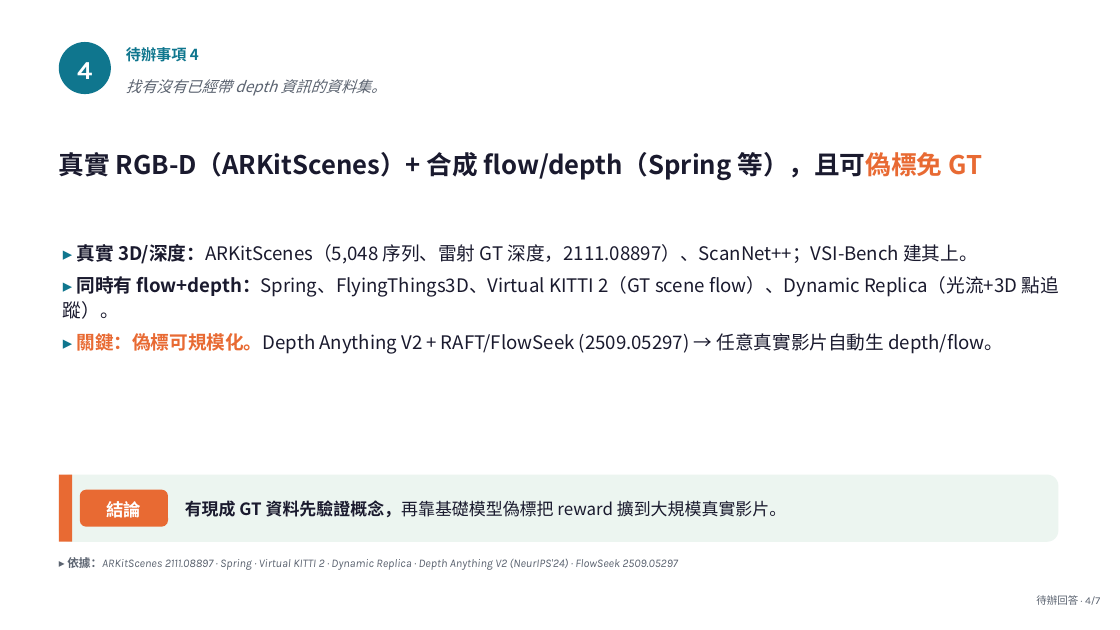
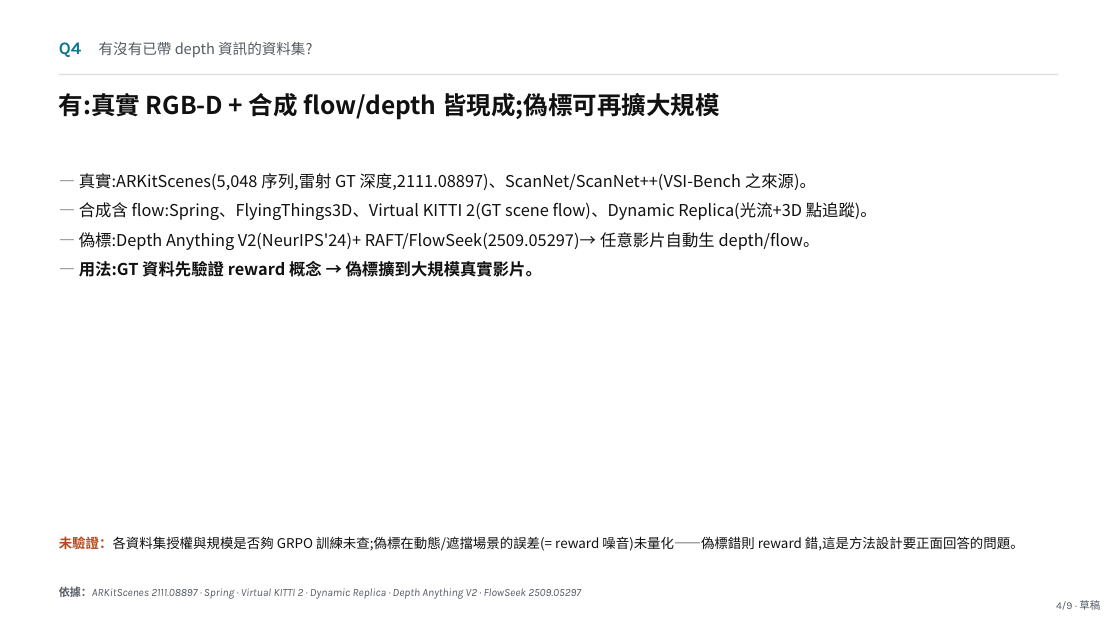
Before and after one commit to juliahahah/4d-research, a slide deck: slide 4 of slides/TDL_7頁回答.pptx. Drawn at 1120x630 pixels with LibreOffice and Linux fonts; fonts in the diff are those of the drawing. Boxes give left, top, right and bottom in pixels: in the first picture for what was removed or moved away, otherwise in the second. Text is boxed around its words. In the diff, an @@ line names an element or a change of style, - is before the commit and + after.

```diff
--- a/slides/TDL_7頁回答.pptx
+++ b/slides/TDL_7頁回答.pptx
@@ text at [59, 42, 312, 58]: text changed; size 13 to 12.5 pt; text colour #5B6370 to #555B63; italic off @@
-找有沒有已經帶 depth 資訊的資料集。
+Q4 有沒有已帶 depth 資訊的資料集?
@@ ellipse removed at [59, 42, 111, 94] @@
@@ text removed at [126, 45, 199, 65] @@
-待辦事項 4
@@ rectangle added at [59, 74, 1059, 76], fill #DDDDDD @@
@@ text removed at [77, 62, 92, 79] @@
-4
@@ text at [59, 93, 719, 120]: text changed; size 22 to 21 pt; text colour #1A1A2E to #111111 @@
-真實 RGB-D（ARKitScenes）+ 合成 flow/depth（Spring 等），且可偽標免 GT
+有:真實 RGB-D + 合成 flow/depth 皆現成;偽標可再擴大規模
@@ text at [79, 173, 877, 277]: text changed; size 16 to 14 pt; text colour #1A1A2E to #111111 @@
-▸ 真實 3D/深度：ARKitScenes（5,048 序列、雷射 GT 深度，2111.08897）、ScanNet++；VSI-Bench 建其上。
-▸ 同時有 flow+depth：Spring、FlyingThings3D、Virtual KITTI 2（GT scene flow）、Dynamic Replica（光流+3D 點追蹤）。
-▸ 關鍵：偽標可規模化。Depth Anything V2 + RAFT/FlowSeek (2509.05297) → 任意真實影片自動生 depth/flow。
+— 真實:ARKitScenes(5,048 序列,雷射 GT 深度,2111.08897)、ScanNet/ScanNet++(VSI-Bench 之來源)。
+— 合成含 flow:Spring、FlyingThings3D、Virtual KITTI 2(GT scene flow)、Dynamic Replica(光流+3D 點追蹤)。
+— 偽標:Depth Anything V2(NeurIPS'24)+ RAFT/FlowSeek(2509.05297)→ 任意影片自動生 depth/flow。
+— 用法:GT 資料先驗證 reward 概念 → 偽標擴到大規模真實影片。
@@ rounded rectangle removed at [59, 475, 1059, 542] @@
@@ rectangle removed at [59, 475, 72, 542] @@
@@ rounded rectangle removed at [80, 490, 168, 527] @@
@@ text removed at [106, 501, 141, 518] @@
-結論
@@ text removed at [185, 500, 786, 517] @@
-有現成 GT 資料先驗證概念，再靠基礎模型偽標把 reward 擴到大規模真實影片。
@@ text added at [59, 536, 1024, 551], 11.5 pt, text #111111 @@
+未驗證：各資料集授權與規模是否夠 GRPO 訓練未查;偽標在動態/遮擋場景的誤差(= reward 噪音)未量化——偽標錯則 reward 錯,這是方法設計要正面回答的問題。
@@ text at [59, 586, 581, 599]: text changed; size 10 to 9.5 pt; text colour #5B6370 to #555B63 @@
-▸ 依據：ARKitScenes 2111.08897 · Spring · Virtual KITTI 2 · Dynamic Replica · Depth Anything V2 (NeurIPS'24) · FlowSeek 2509.05297
+依據：ARKitScenes 2111.08897 · Spring · Virtual KITTI 2 · Dynamic Replica · Depth Anything V2 · FlowSeek 2509.05297
@@ text removed at [1036, 595, 1100, 605] @@
-待辦回答 · 4/7
@@ text added at [1056, 600, 1100, 610], 9 pt, text #555B63 @@
+4/9 · 草稿
```
Also in this commit, not shown: 8 slides added, 7 slides removed.
